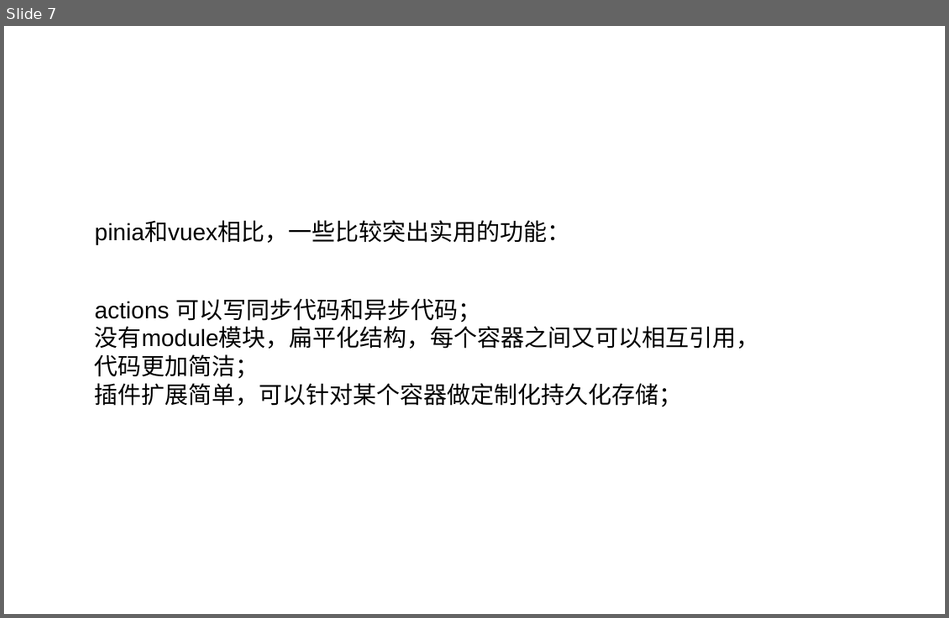
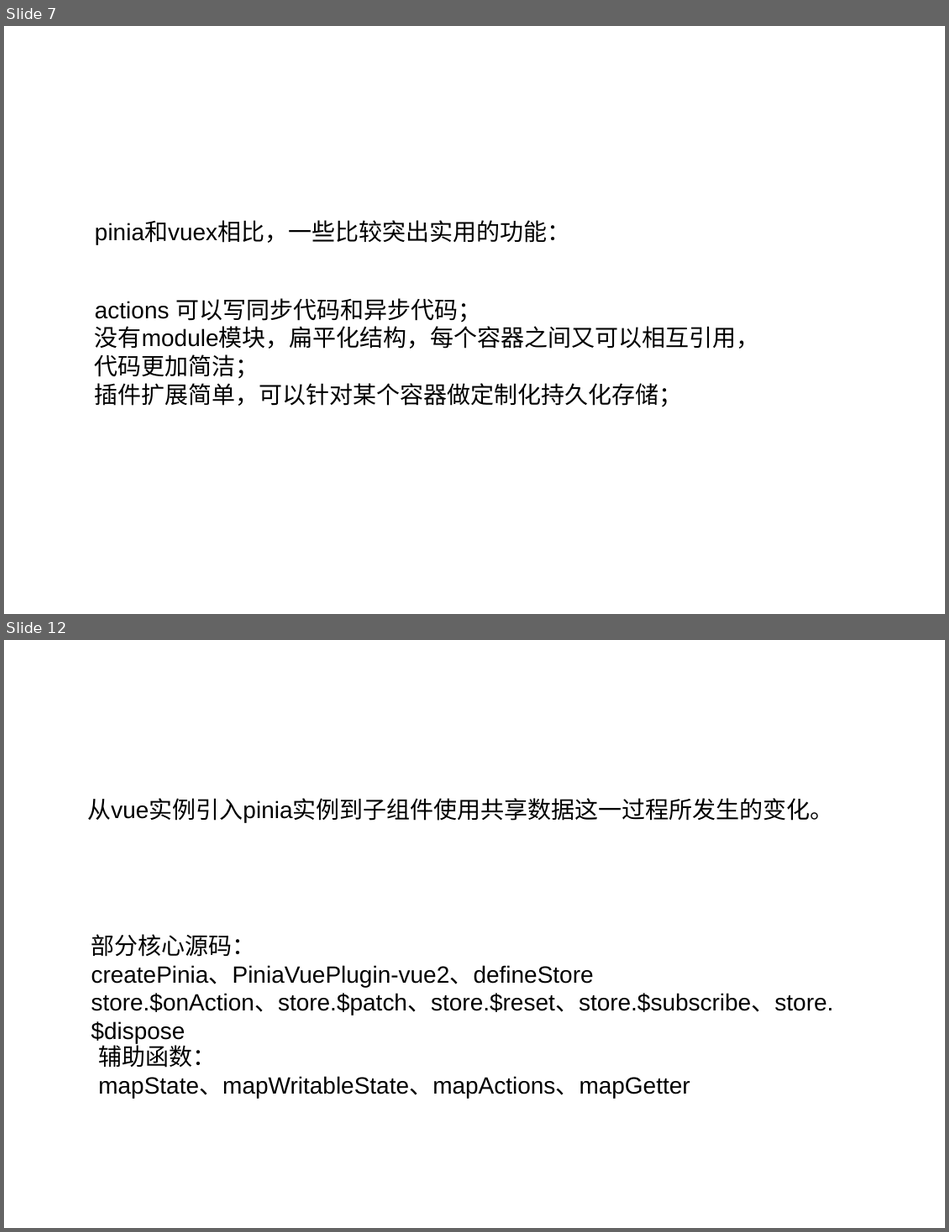
Before and after one commit to xhLONG/vue3-pinia-example, a slide deck: pinia介绍.pptx. Shown one above the other, each under a label of ours: slide 7 before the commit, slides 7 and 12 after it; the slides between them are not shown. The pictures are 949x618 and 949x1232 pixels, drawn with LibreOffice and Linux fonts; fonts in the diff are those of the drawing; background and template pictures are left out. Boxes give left, top, right and bottom in pixels: in the first picture for what was removed or moved away, otherwise in the second. Text is boxed around its words. In the diff, an @@ line names an element or a change of style, - is before the commit and + after.

```diff
--- a/pinia介绍.pptx
+++ b/pinia介绍.pptx
@@ slide 12 added at [4, 640, 945, 1228], background picture (left out) @@
@@ text added at [87, 798, 833, 823], 18 pt, text #000000 @@
+从vue实例引入pinia实例到子组件使用共享数据这一过程所发生的变化。
@@ text added at [91, 934, 834, 1015], 18 pt, text #000000 @@
+部分核心源码：
+createPinia、PiniaVuePlugin-vue2、defineStore
+store.$onAction、store.$patch、store.$reset、store.$subscribe、store.$dispose
@@ text added at [98, 1042, 689, 1098], 18 pt, text #000000 @@
+辅助函数：
+mapState、mapWritableState、mapActions、mapGetter
```
Also in this commit, not shown: 4 slides changed, 4 other slides added, 1 slide removed, 8 other files.
